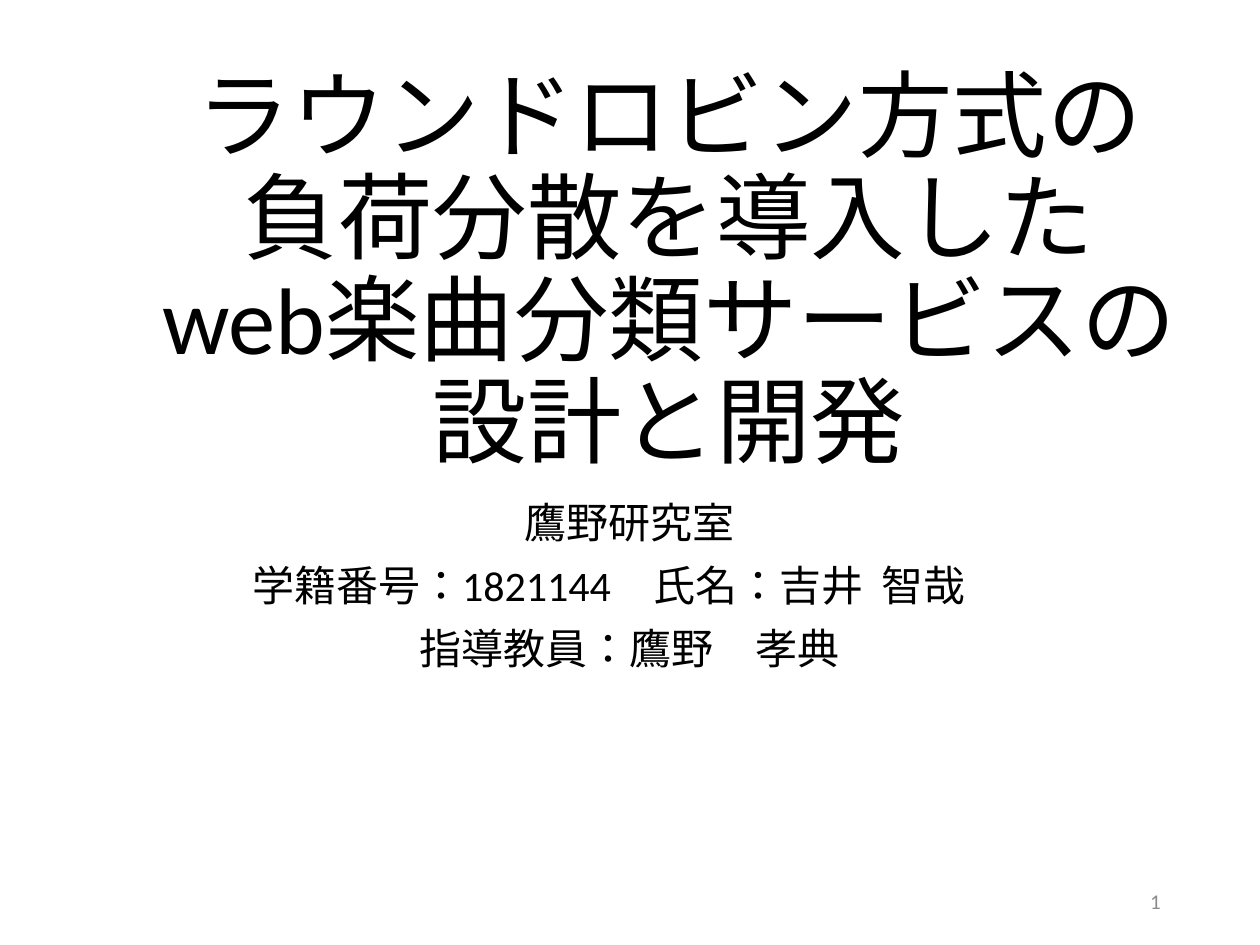
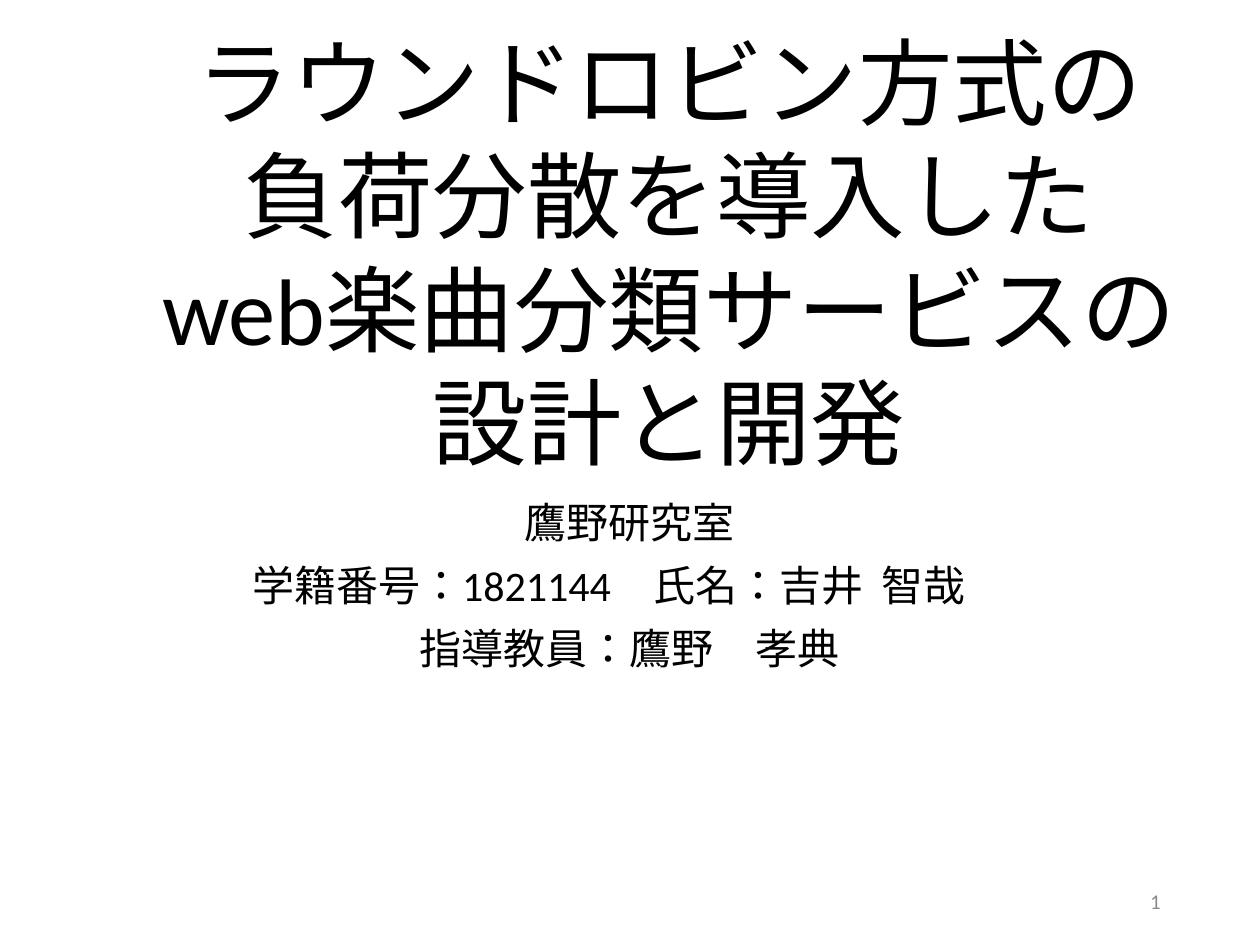
Before and after one commit to kait-takanolab/1821144-yoshii-thesis, a slide deck: slide 1 of 発表用スライド/1821144_卒研発表.pptx. Drawn at 1260x945 pixels with LibreOffice and Linux fonts; fonts in the diff are those of the drawing. Boxes give left, top, right and bottom in pixels: in the first picture for what was removed or moved away, otherwise in the second. Text is boxed around its words. In the diff, an @@ line names an element or a change of style, - is before the commit and + after.

```diff
--- a/発表用スライド/1821144_卒研発表.pptx
+++ b/発表用スライド/1821144_卒研発表.pptx
@@ title "ラウンドロビン方式の 負荷分散を導入した web楽曲分類サービスの 設計と開発" at (x1=162, y1=38, x2=1176, y2=466): line spacing 0.9 to 1 @@
```
Also in this commit, not shown: 6 other slides changed.
